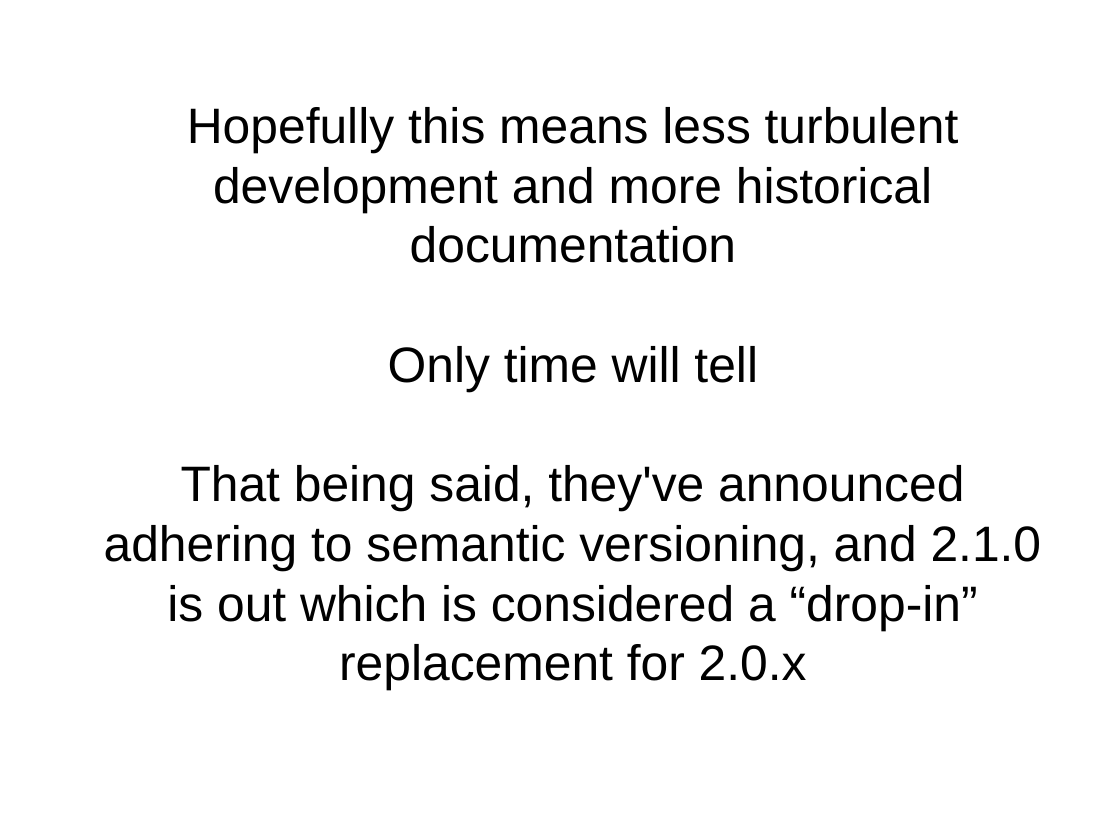
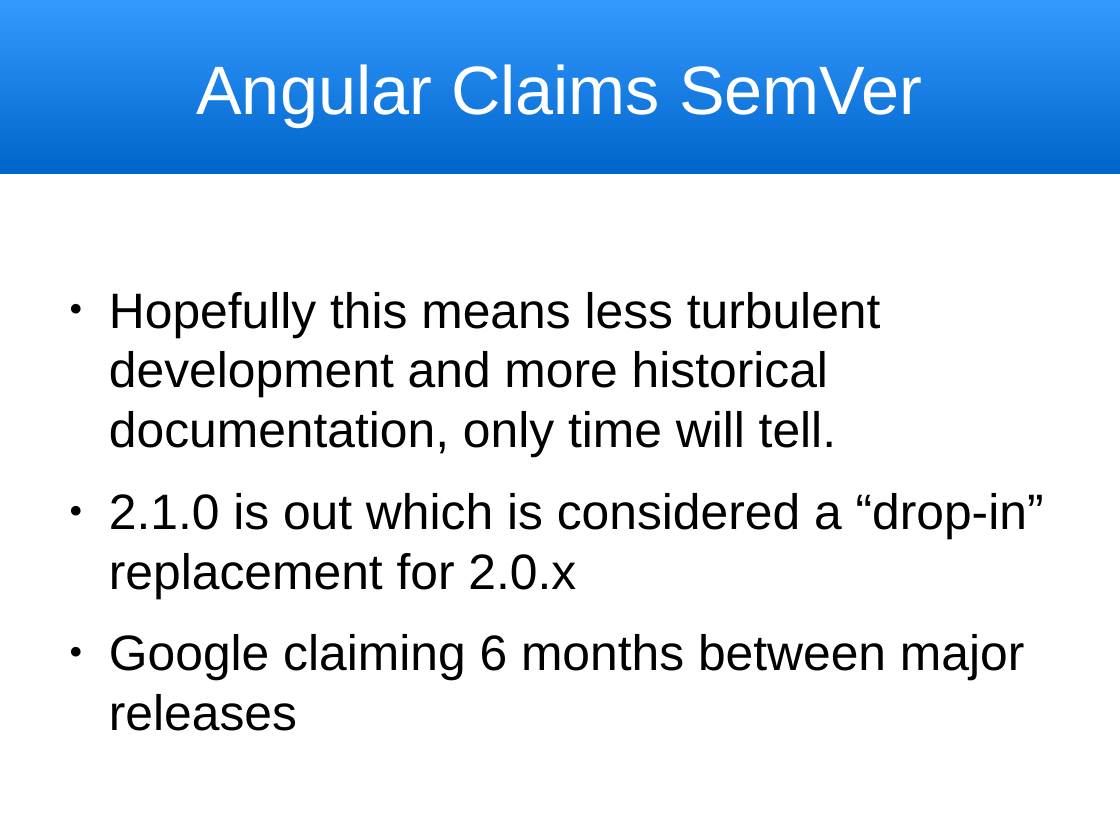
Before and after one commit to trognus/devcon2016, a slide deck: slide 15 of devconNg2.odp (slide 14 before the commit). Drawn at 1120x840 pixels with LibreOffice and Linux fonts; fonts in the diff are those of the drawing. Boxes give left, top, right and bottom in pixels: in the first picture for what was removed or moved away, otherwise in the second. Text is boxed around its words. In the diff, an @@ line names an element or a change of style, - is before the commit and + after.

```diff
--- a/devconNg2.odp
+++ b/devconNg2.odp
@@ title added at [0, 0, 1120, 174], fill gradient #0066CC to #3399FF, 44 pt, text #FFFFFF @@
+Angular Claims SemVer
@@ text "Hopefully this means less turbulent ..." at [109, 292, 1044, 731]: vertical alignment middle to top @@
@@ text at [109, 292, 1044, 731]: text changed @@
-Hopefully this means less turbulent development and more historical documentation
-Only time will tell
-That being said, they've announced adhering to semantic versioning, and 2.1.0 is out which is considered a “drop-in” replacement for 2.0.x
+● Hopefully this means less turbulent development and more historical documentation, only time will tell.
+● 2.1.0 is out which is considered a “drop-in” replacement for 2.0.x
+● Google claiming 6 months between major releases
```
Also in this commit, not shown: 17 other slides changed, 2 slides added, 1 slide removed.
